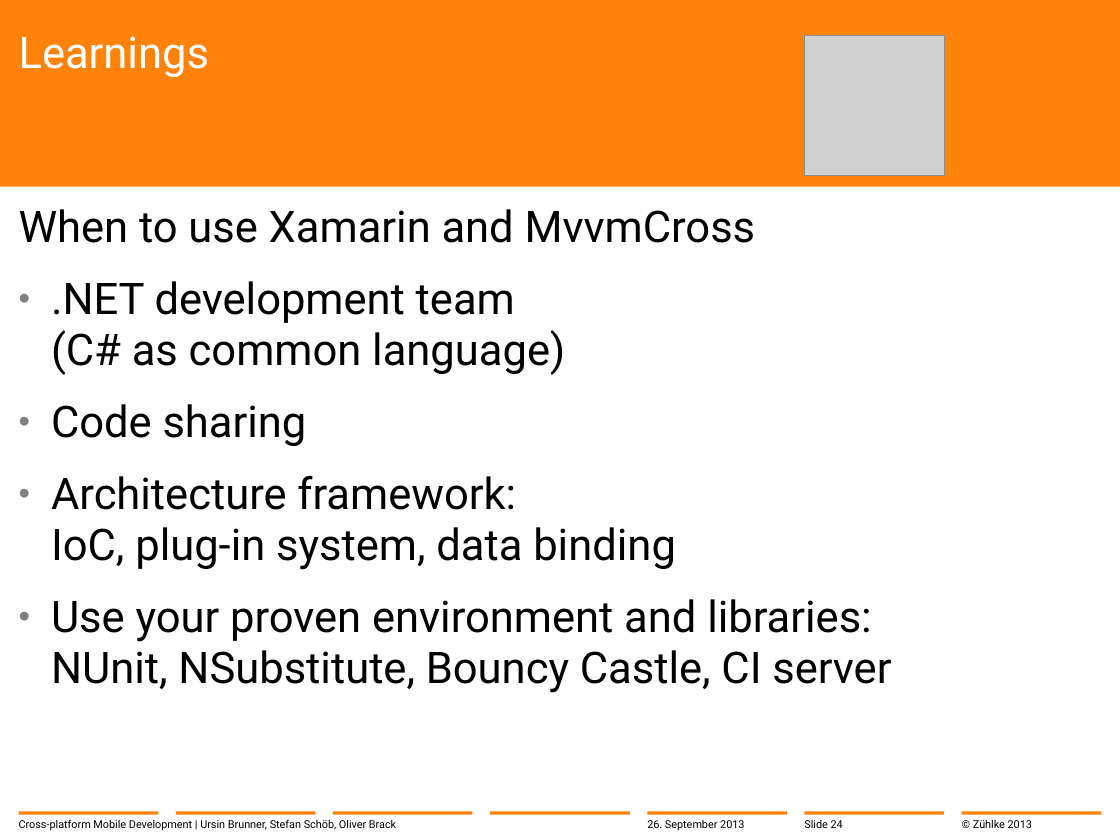
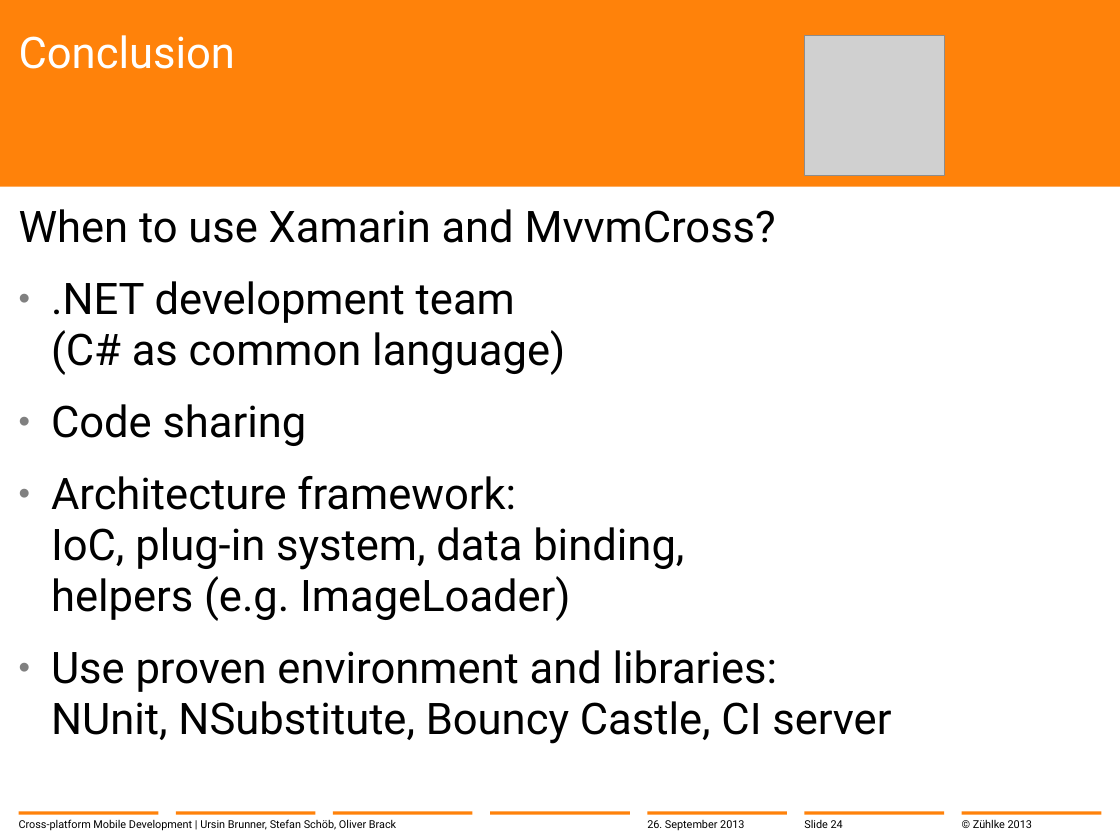
Before and after one commit to brunnurs/zxm, a slide deck: slide 24 of docs/13-09-26 Cross-platform mobile development with C#.pptx. Drawn at 1120x840 pixels with LibreOffice and Linux fonts; fonts in the diff are those of the drawing; grey boxes stand for pictures; background and template pictures are left out. Boxes give left, top, right and bottom in pixels: in the first picture for what was removed or moved away, otherwise in the second. Text is boxed around its words. In the diff, an @@ line names an element or a change of style, - is before the commit and + after.

```diff
--- a/docs/13-09-26 Cross-platform mobile development with C#.pptx
+++ b/docs/13-09-26 Cross-platform mobile development with C#.pptx
@@ title at box(19, 35, 235, 69): text changed @@
-Learnings
+Conclusion
@@ text at box(19, 209, 776, 243): text changed @@
-When to use Xamarin and MvvmCross
+When to use Xamarin and MvvmCross?
@@ text at box(51, 476, 891, 744): text changed @@
-  • Architecture framework:
-    IoC, plug-in system, data binding
-  • Use your proven environment and libraries:
-    NUnit, NSubstitute, Bouncy Castle, CI server
+  • Architecture framework:
+    IoC, plug-in system, data binding,
+    helpers (e.g. ImageLoader)
+  • Use proven environment and libraries:
+    NUnit, NSubstitute, Bouncy Castle, CI server
```
Also in this commit, not shown: 6 other slides changed.
